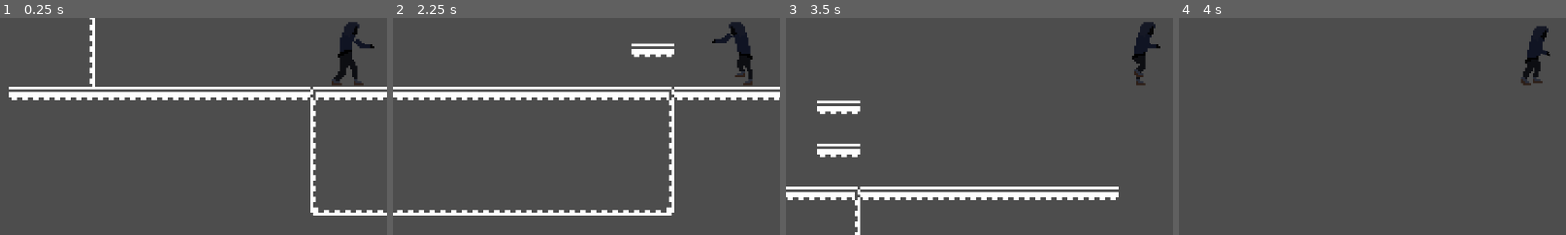
Above: before the commit, frames 1-4 (left to right).
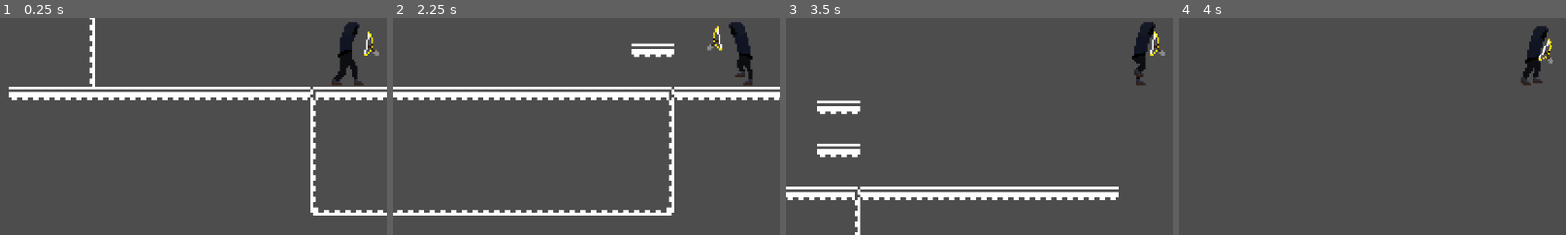
Above: after the commit, the same moments.

Repository: CarsonDecker24/2D-Platformer
Game: Godot game, scene res://level_1.tscn
The game is run twice, just before and just after one commit, with the same random seed, the same clock (stepped at 60 frames per second) and the same inputs.
Inputs (mouse positions are % of the whole screen's width and height, from its top left):
- Up to frame 1 (0.25 s): no input
- Up to frame 2 (2.25 s): tap Enter at 0.5 s; move the mouse to (72, 45) at 0.52 s; hold D (move_right) 0.53-2.03 s; click (72, 45) at 0.6 s; tap W (jump) at 0.77, 1.52 s; move the mouse to (30, 55) at 1.27 s; right-click (30, 55) at 1.35 s; move the mouse to (60, 28) at 2.02 s; hold A (move_left) from 2.03 s (still down); tap Shift (shift) at 2.1 s
- Up to frame 3 (3.5 s): move the mouse to (45, 70) at 2.77 s; release A (move_left) at 2.78 s; hold D (move_right) from 2.78 s (still down); click (45, 70) at 2.85 s; tap W (jump) at 3.02 s
- Up to frame 4 (4 s): keep holding D (move_right); move the mouse to (80, 65) at 3.52 s; hold Right mouse button (right_click) from 3.53 s (still down); tap W (jump) at 3.77 s
The pictures show only the part of the screen within x 4-54%, y 44-94%; the shares and areas given below are measured in that part.

The runs differ from the first frame. In frame 1, 0.2% of the frame differs, in the area x 91-98%, y 6-18%; in frame 2, 0.3%, in the area x 81-88%, y 3-16%; in frame 3, 0.2%; in frame 4, 0.2%.

Commit message:
changed to a bow

Diff:
--- a/AnimatedSprite2D.gd
+++ b/AnimatedSprite2D.gd
@@ -93,6 +93,8 @@
 		if facing=="right":
 			flip_h=true
 			facing="left"
+
+
 
 		#if they are FACING LEFT, then TURN RIGHT
 		elif facing=="left":
--- a/player.tscn
+++ b/player.tscn
@@ -49,6 +49,7 @@
 [ext_resource type="Texture2D" uid="uid://b5ossokt31g8s" path="res://Assets/player sprites/arms n bows/holding arm/arm 0.png" id="47_jon8e"]
 [ext_resource type="Texture2D" uid="uid://c1kxqfy4rcksp" path="res://Assets/player sprites/arms n bows/holding arm/arm 1.png" id="48_0epx1"]
 [ext_resource type="Texture2D" uid="uid://xrrr37tot80e" path="res://Assets/player sprites/arms n bows/holding arm/arm 2.png" id="49_mgsur"]
+[ext_resource type="Texture2D" uid="uid://bqi3nu8nap0fc" path="res://Assets/player sprites/arms n bows/1bow varients/1RegularBow/bow sprite0.png" id="50_78cjf"]
 [ext_resource type="Texture2D" uid="uid://c6l7va5eoonin" path="res://Assets/player sprites/arms n bows/pulling arm/pulling arm0.png" id="50_xwr50"]
 [ext_resource type="Texture2D" uid="uid://ccbjdcqbsccm4" path="res://Assets/player sprites/arms n bows/pulling arm/pulling arm1.png" id="51_t1chu"]
 [ext_resource type="Texture2D" uid="uid://dtqeptmdgg6lx" path="res://Assets/player sprites/arms n bows/pulling arm/pulling arm2.png" id="52_jhmcq"]
@@ -256,7 +257,7 @@
 }, {
 "frames": [{
 "duration": 1.0,
-"texture": ExtResource("47_jon8e")
+"texture": ExtResource("50_78cjf")
 }],
 "loop": true,
 "name": &"hold_holding",
@@ -334,7 +335,6 @@
 
 [node name="BulletSpawn" type="Node2D" parent="PivotHoldingArm/HoldingArmAnimation"]
 position = Vector2(13, -0.999996)
-scale = Vector2(1, 1)
 
 [node name="PivotPullingArm" type="Node" parent="."]
 
Not shown: 1 places in player.tscn that only renumber resources
